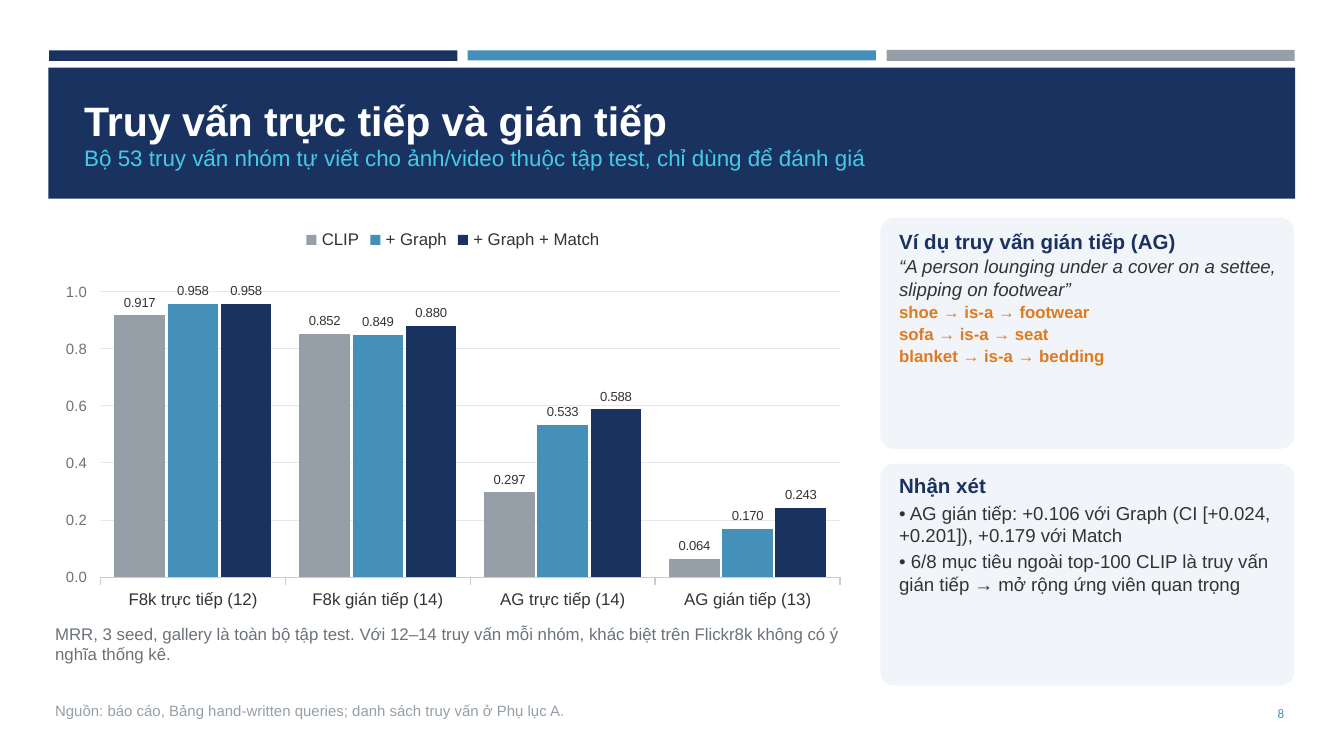
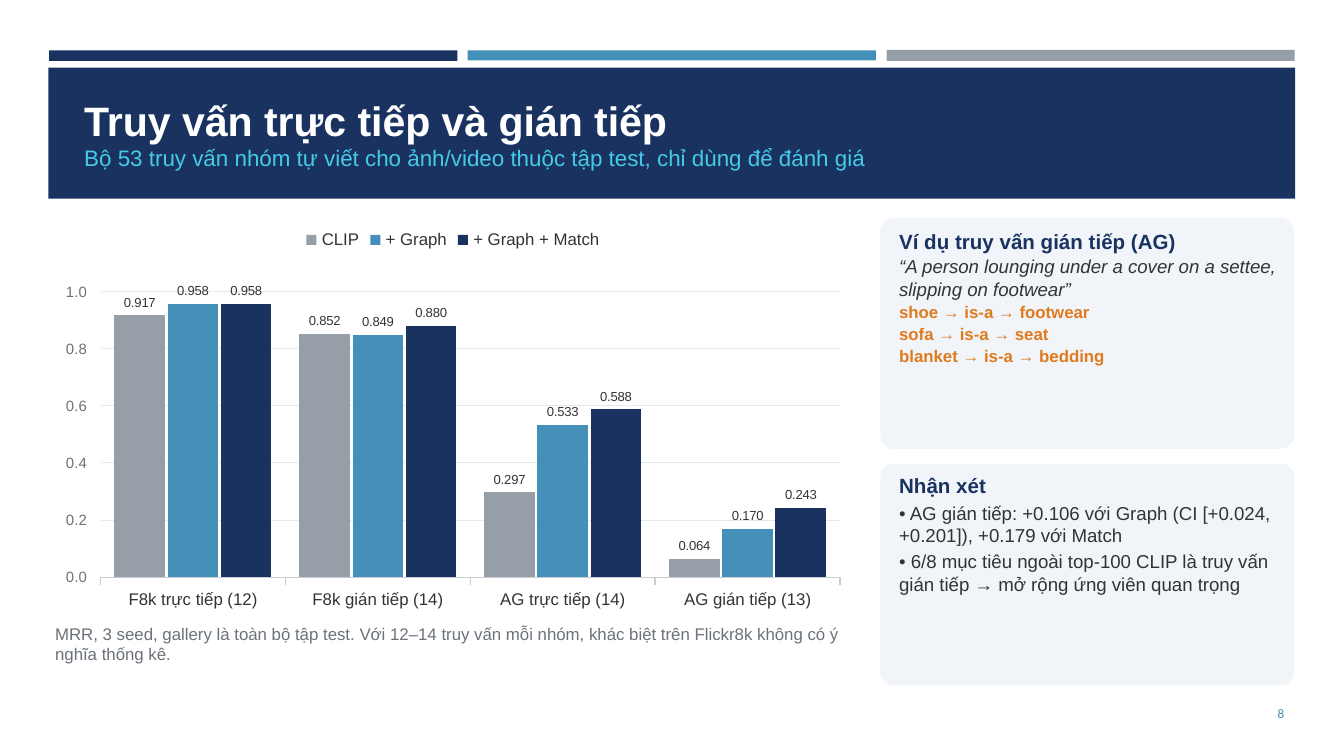
Before and after one commit to trinhphamtrunghieu/du-lieu-do-thi, a slide deck: slide 8 of docs/Project03_Slides.pptx. Drawn at 1344x756 pixels with LibreOffice and Linux fonts; fonts in the diff are those of the drawing. Boxes give left, top, right and bottom in pixels: in the first picture for what was removed or moved away, otherwise in the second. Text is boxed around its words. In the diff, an @@ line names an element or a change of style, - is before the commit and + after.

```diff
--- a/docs/Project03_Slides.pptx
+++ b/docs/Project03_Slides.pptx
@@ text removed at bbox=[55, 704, 564, 719] @@
-Nguồn: báo cáo, Bảng hand-written queries; danh sách truy vấn ở Phụ lục A.
```
Also in this commit, not shown: 13 other slides changed.
